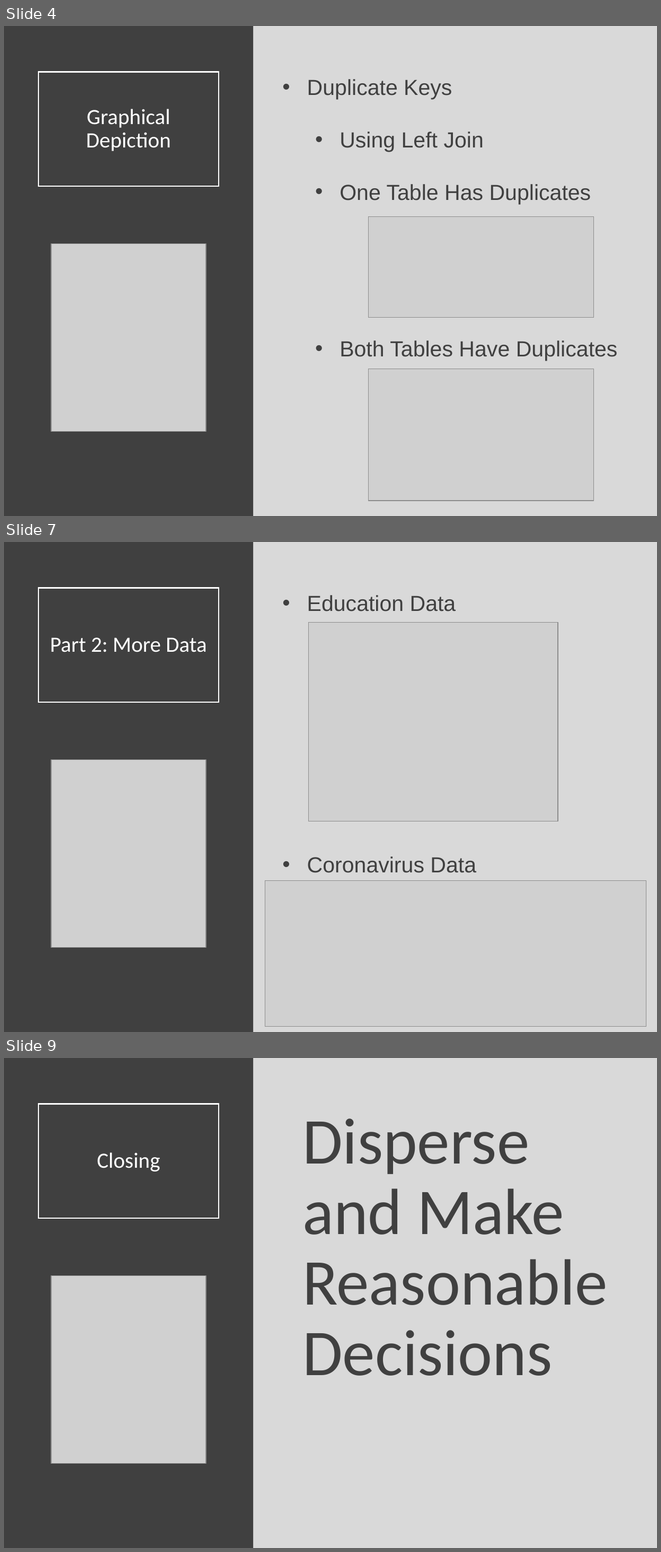
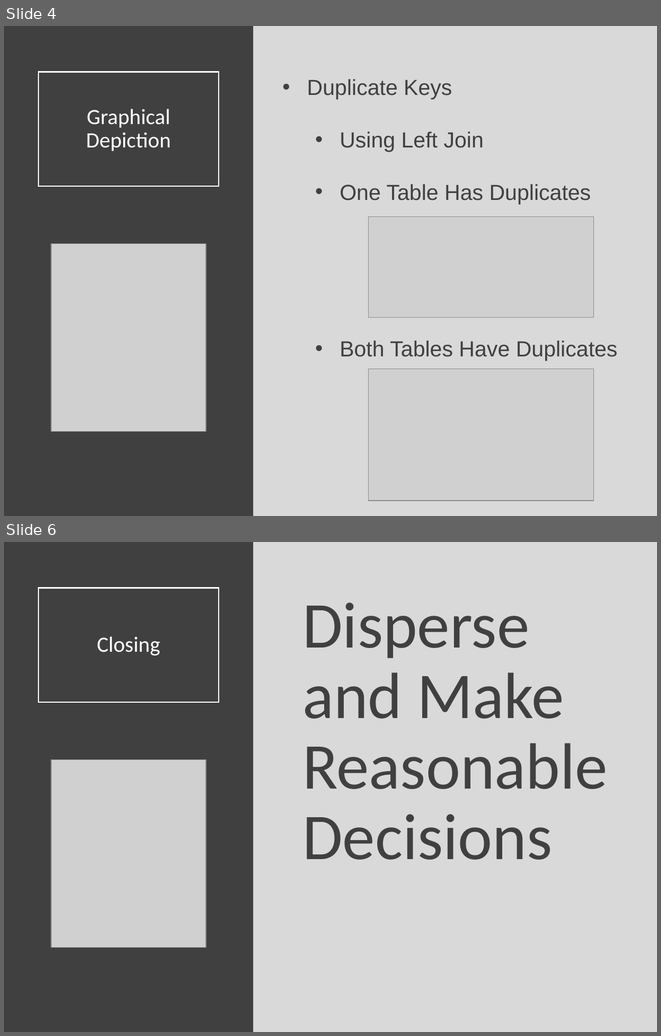
Before and after one commit to SuperMarioGiacomazzo/STOR320_WEBSITE, a slide deck: Lecture/Joins 2/Joins_2_Lecture.pptx. Shown one above the other, each under a label of ours: slides 4, 7 and 9 before the commit, slides 4 and 6 after it; the slides between them are not shown. The pictures are 661x1552 and 661x1036 pixels, drawn with LibreOffice and Linux fonts; fonts in the diff are those of the drawing; grey boxes stand for pictures. Boxes give left, top, right and bottom in pixels: in the first picture for what was removed or moved away, otherwise in the second. Text is boxed around its words. In the diff, an @@ line names an element or a change of style, - is before the commit and + after.

```diff
--- a/Lecture/Joins 2/Joins_2_Lecture.pptx
+++ b/Lecture/Joins 2/Joins_2_Lecture.pptx
@@ slide 7 removed at [4, 542, 657, 1032], background #D9D9D9 @@
@@ rectangle removed at [4, 542, 254, 1032] @@
@@ title removed at [38, 588, 219, 702] @@
-Part 2: More Data
@@ text removed at [307, 595, 476, 873] @@
-• Education Data
-• Coronavirus Data
@@ picture removed at [309, 623, 558, 821] @@
@@ picture removed at [51, 759, 206, 947] @@
@@ picture removed at [265, 880, 646, 1026] @@
@@ what was slide 9 is now slide 6 @@
```
Also in this commit, not shown: 1 slide changed, 2 other slides removed, 5 other files.
